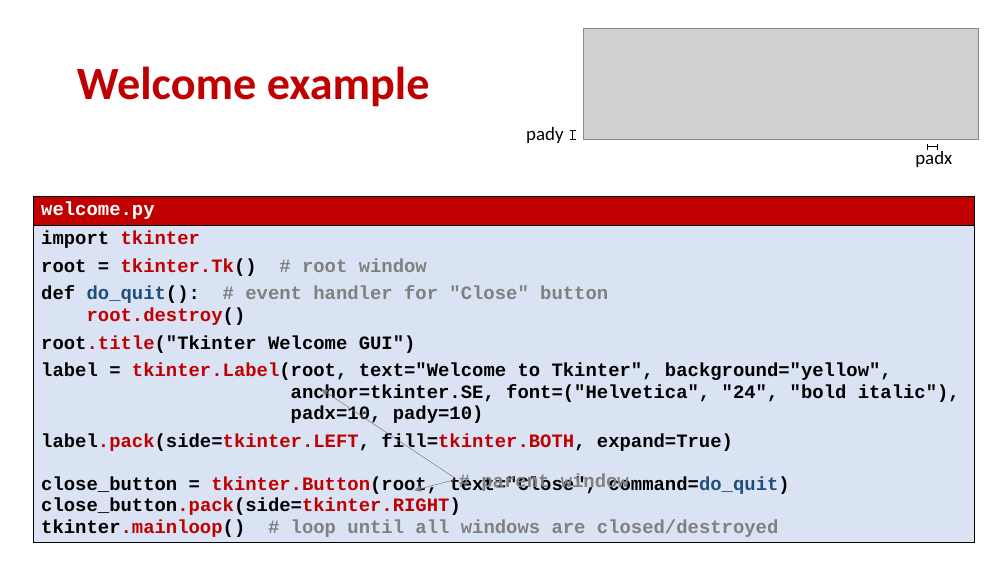
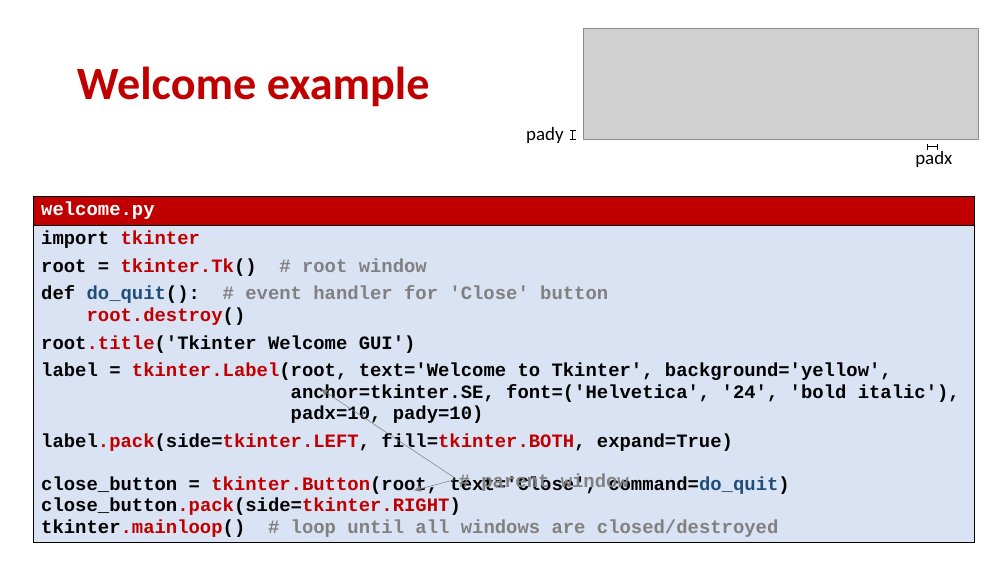
Before and after one commit to gsbrodal/gsbrodal.github.io, a slide deck: slide 9 of ipsa/slides/gui.pptx. Drawn at 1008x567 pixels with LibreOffice and Linux fonts; fonts in the diff are those of the drawing; grey boxes stand for pictures. Boxes give left, top, right and bottom in pixels: in the first picture for what was removed or moved away, otherwise in the second. Text is boxed around its words. In the diff, an @@ line names an element or a change of style, - is before the commit and + after.

```diff
--- a/ipsa/slides/gui.pptx
+++ b/ipsa/slides/gui.pptx
@@ table at bbox=[34, 196, 975, 560] @@
@@ row 2, column 1: "import tkinter / root = tkinter.Tk() # root window / def do_quit(): # event handler for "Close" button / root.destroy() / root.title("Tkinter Welcome GUI") / label = tkinter.Label(root, text="Welcome to Tkinter", background="yellow", anchor=tkinter.SE, font=("Helvetica", "24", "bold italic"), padx=10, pady=10) / label.pack(side=tkinter.LEFT, fill=tkinter.BOTH, expand=True) / close_button = tkinter.Button(root, text="Close", command=do_quit) / close_button.pack(side=tkinter.RIGHT) / tkinter.mainloop() # loop until all windows are closed/destroyed" to "import tkinter / root = tkinter.Tk() # root window / def do_quit(): # event handler for 'Close' button / root.destroy() / root.title('Tkinter Welcome GUI') / label = tkinter.Label(root, text='Welcome to Tkinter', background='yellow', anchor=tkinter.SE, font=('Helvetica', '24', 'bold italic'), padx=10, pady=10) / label.pack(side=tkinter.LEFT, fill=tkinter.BOTH, expand=True) / close_button = tkinter.Button(root, text='Close', command=do_quit) / close_button.pack(side=tkinter.RIGHT) / tkinter.mainloop() # loop until all windows are closed/destroyed" @@
```
Also in this commit, not shown: 8 other slides changed, 5 other files.
